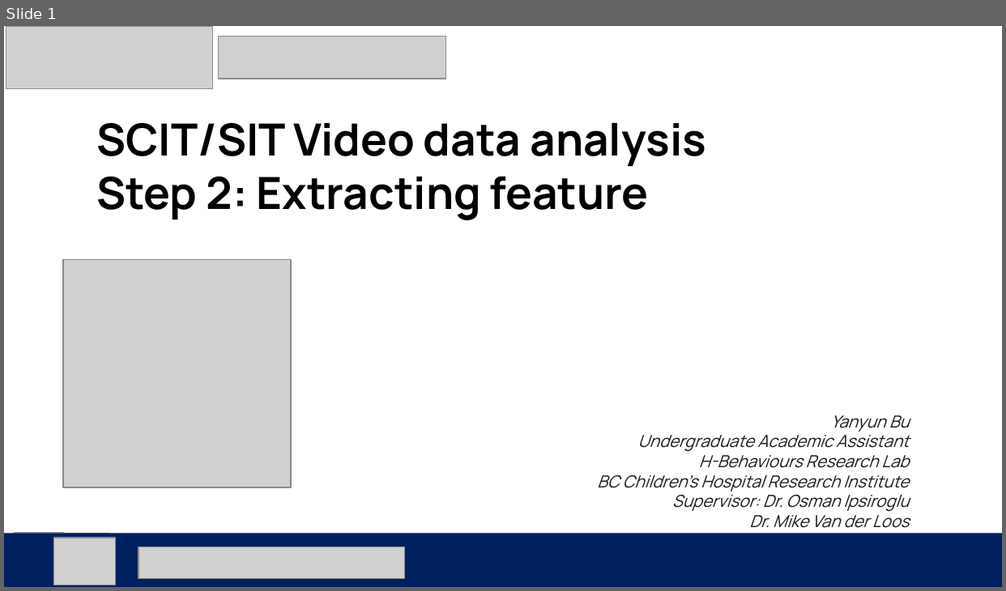
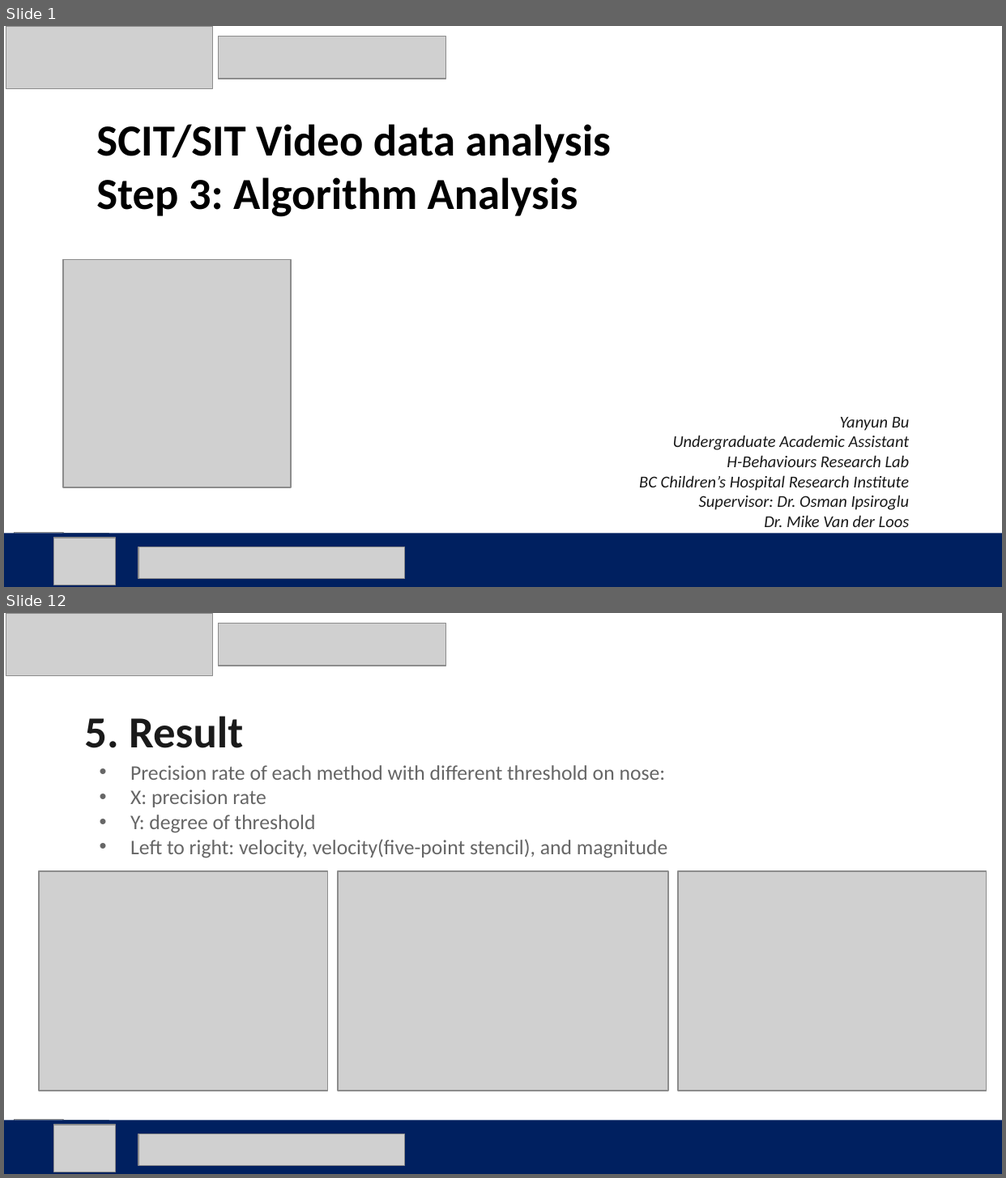
Before and after one commit to buyanyun/video-analysis-testing, a slide deck: step3_analysis.pptx. Shown one above the other, each under a label of ours: slide 1 before the commit, slides 1 and 12 after it; the slides between them are not shown. The pictures are 1006x591 and 1006x1178 pixels, drawn with LibreOffice and Linux fonts; fonts in the diff are those of the drawing; grey boxes stand for pictures. Boxes give left, top, right and bottom in pixels: in the first picture for what was removed or moved away, otherwise in the second. Text is boxed around its words. In the diff, an @@ line names an element or a change of style, - is before the commit and + after.

Commit message:
update ppt and figure

```diff
--- a/step3_analysis.pptx
+++ b/step3_analysis.pptx
@@ slide 12 added at (4,613,1002,1174), background #FFFFFF @@
@@ picture added at (6,613,212,676) @@
@@ picture added at (219,623,446,666) @@
@@ text added at (84,716,243,748), 32 pt, text #1A1A1A, bold @@
+5. Result
@@ text added at (130,765,667,858), 15 pt, text #666666 @@
+  • Precision rate of each method with different threshold on nose:
+  • X: precision rate
+  • Y: degree of threshold
+  • Left to right: velocity, velocity(five-point stencil), and magnitude
@@ picture added at (39,871,328,1091) @@
@@ picture added at (337,871,667,1091) @@
@@ picture added at (678,871,986,1091) @@
@@ rectangle added at (4,1120,1002,1174), fill #002060 @@
@@ picture added at (14,1120,63,1169) @@
@@ picture added at (46,1120,108,1174) @@
@@ picture added at (54,1125,116,1172) @@
@@ picture added at (138,1135,405,1166) @@
@@ slide 1 changed as well @@
@@ text at (96,124,910,527): font Manrope to Calibri in "SCIT/SIT Video data analysis", "Yanyun Bu", "Undergraduate Academic Assistant", "H-Behaviours Research Lab" and 3 more places @@
@@ text at (96,177,578,217): text changed; font Manrope to Calibri @@
-Step 2: Extracting feature
+Step 3: Algorithm Analysis
```
Also in this commit, not shown: 5 other slides changed, 7 other slides added, 14 slides removed, 2 other files.
